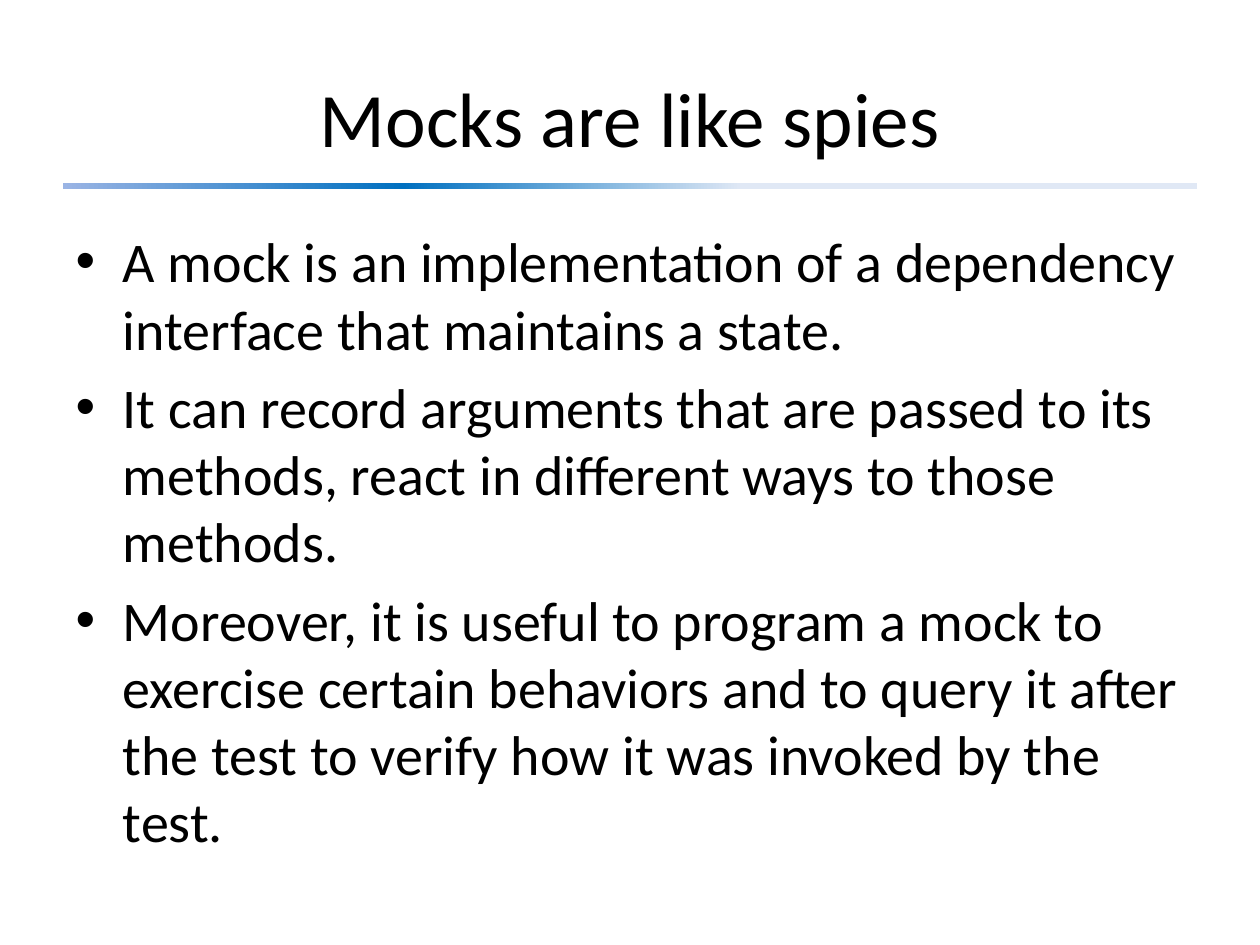
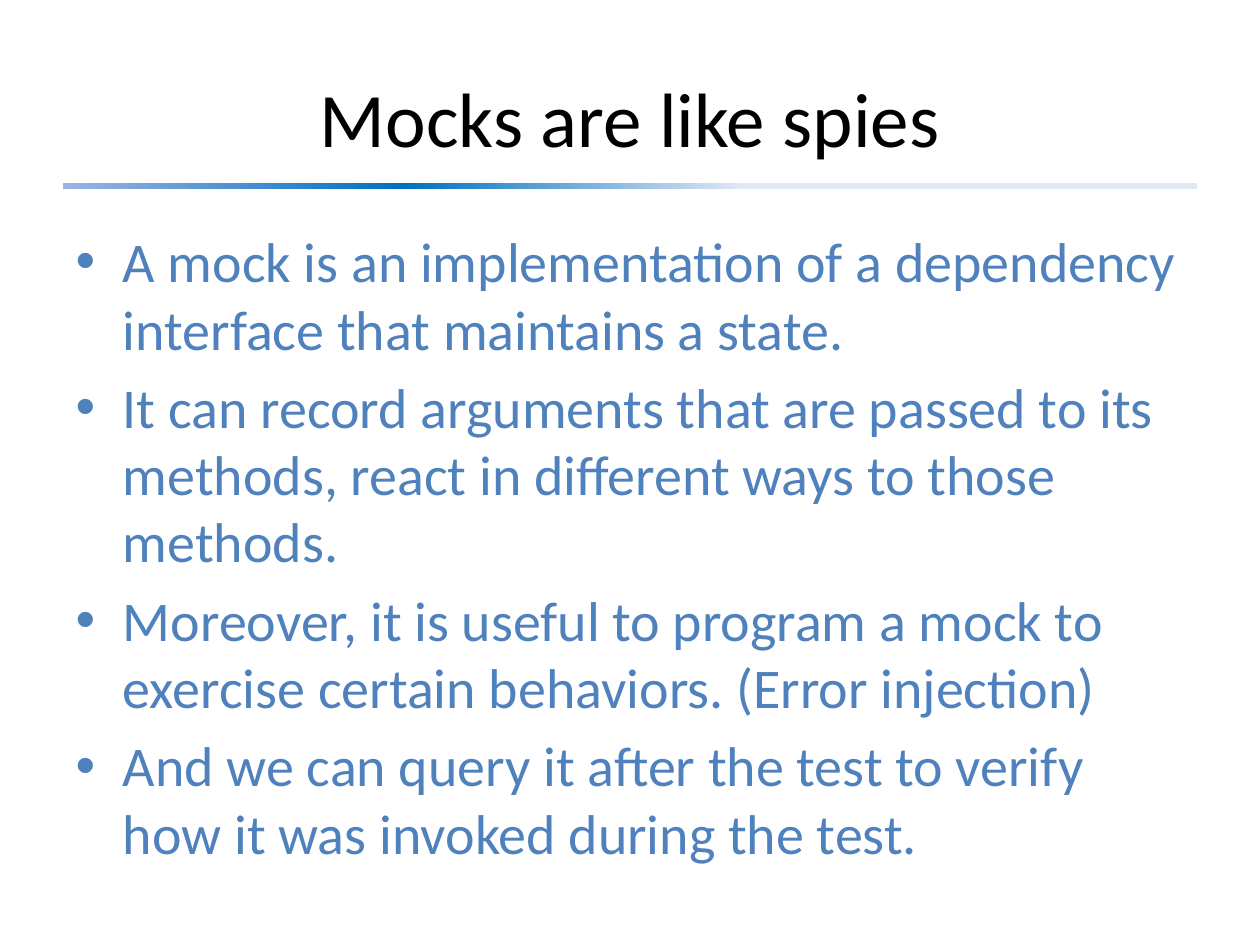
Before and after one commit to david-sackstein/solid-c-cpp, a slide deck: slide 17 of Module 2 - The Importance of Tests.pptx. Drawn at 1260x945 pixels with LibreOffice and Linux fonts; fonts in the diff are those of the drawing. Boxes give left, top, right and bottom in pixels: in the first picture for what was removed or moved away, otherwise in the second. Text is boxed around its words. In the diff, an @@ line names an element or a change of style, - is before the commit and + after.

```diff
--- a/Module 2 - The Importance of Tests.pptx
+++ b/Module 2 - The Importance of Tests.pptx
@@ text at box(123, 243, 1175, 563): text colour #000000 to #4F81BD in "A mock is an implementation of a ...", "It can record arguments that are passed ..." @@
@@ text at box(123, 602, 1103, 864): text changed; text colour #000000 to #4F81BD @@
-• Moreover, it is useful to program a mock to exercise certain behaviors and to query it after the test to verify how it was invoked by the test.
+• Moreover, it is useful to program a mock to exercise certain behaviors. (Error injection)
+• And we can query it after the test to verify how it was invoked during the test.
```
Also in this commit, not shown: 15 other slides changed, 2 slides added, 3 other files.
